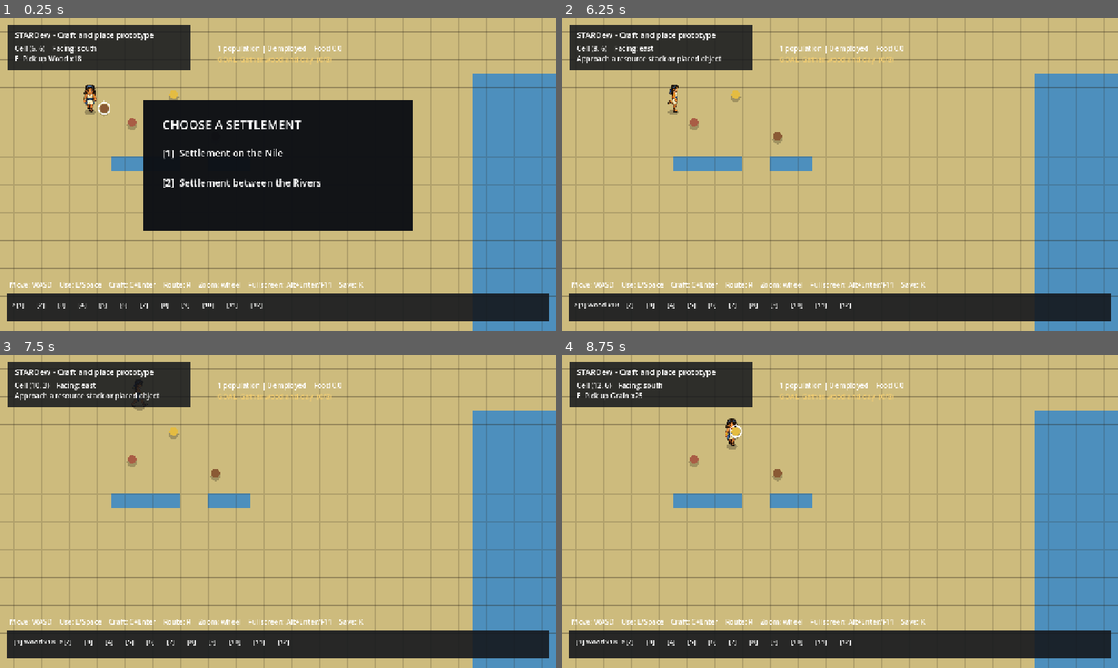
Above: before the commit, frames 1-4 (two rows, left to right).
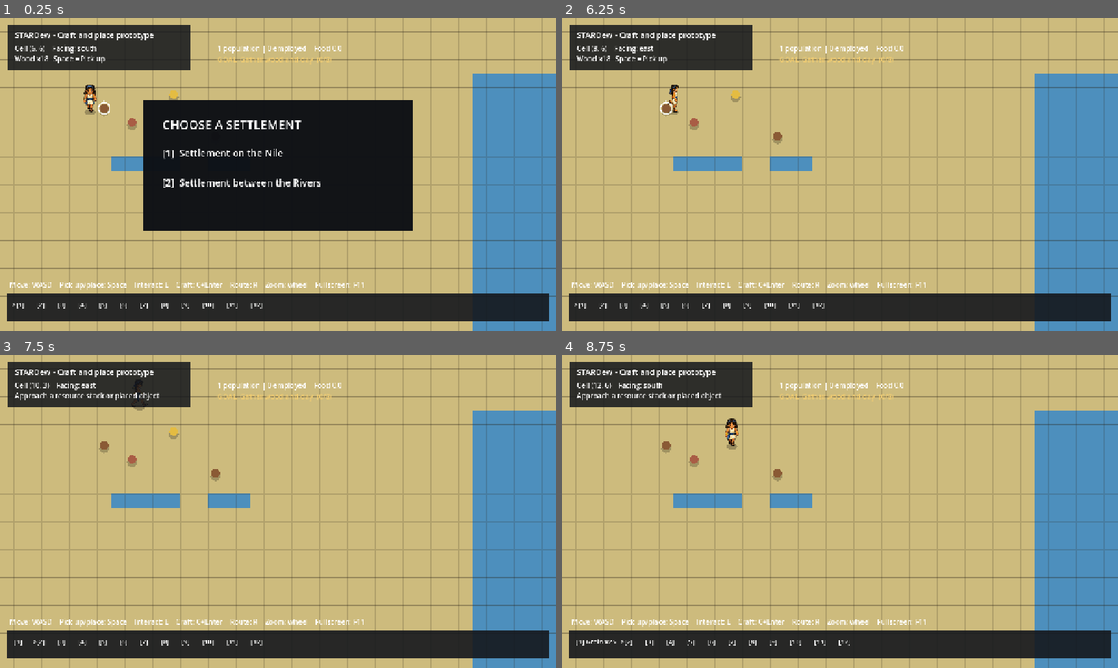
Above: after the commit, the same moments.

Repository: danisanchezcrespo/stardew
Game: Godot game, scene res://main.tscn
Same seed, same stepped clock (60 frames per second), same inputs: the game is played once before the commit and once after it.
Inputs (mouse positions are in pixels of both pictures, inside the frame that each line leads up to):
- Up to frame 1 (0.25 s): no input
- Up to frame 2 (6.25 s): tap Enter (craft_confirm) at 0.5, 1.25, 2, 3.5, 4.25 s; move the mouse to (962, 158) at 0.52 s; hold D (move_right) 0.53-1.28 s; hold E (interact) 0.53-1.28 s; click (962, 158) at 0.67 s; tap Space (use_selected) at 0.8, 1.35, 2.3, 3.8, 5.3 s; move the mouse to (728, 190) at 1.27 s; hold S (menu_down) 1.28-2.03 s; tap E (interact) at 1.55, 2.85, 4.55, 6.05 s; move the mouse to (895, 105) at 2.02 s; hold D (move_right) 2.03-2.78 s; hold Enter (craft_confirm) 2.03-2.78 s; move the mouse to (812, 237) at 2.77 s; hold W (menu_up) 2.78-3.53 s; click (812, 237) at 2.92 s; move the mouse to (1006, 221) at 3.52 s; hold C (open_crafting) 3.53-4.28 s; hold A (move_left) 3.53-5.03 s; tap Escape (cancel) at 4.15 s; move the mouse to (673, 127) at 4.27 s; tap F (quick_next) at 4.35 s; move the mouse to (867, 174) at 5.02 s; hold S (menu_down) 5.03-5.78 s; hold Q (quick_previous) 5.03-5.78 s; click (867, 174) at 5.17 s; move the mouse to (756, 96) at 5.77 s; hold D (move_right) from 5.78 s (still down); tap 1 (quick_slot_1) at 5.85 s
- Up to frame 3 (7.5 s): move the mouse to (400, 495) at 6.52 s; release D (move_right) at 6.53 s; hold W (menu_up) 6.53-7.28 s; hold 2 (quick_slot_2) 6.53-7.28 s; tap Space (use_selected) at 6.8 s; move the mouse to (166, 527) at 7.27 s; hold D (move_right) from 7.28 s (still down); tap X (remove_placed) at 7.35 s; click (166, 527) at 7.42 s
- Up to frame 4 (8.75 s): tap E (interact) at 7.55 s; move the mouse to (895, 442) at 8.02 s; release D (move_right) at 8.03 s; hold S (menu_down) from 8.03 s (still down); hold R (rotate_blueprint) from 8.03 s (still down); tap Space (use_selected) at 8.3 s

The runs differ from the first frame. In frame 1, 0.8% of the frame differs, in the area x 2-66%, y 12-87%; in frame 2, 1.2%; in frame 3, 1.0%; in frame 4, 1.2%, in the area x 2-66%, y 12-93%.

Commit message:
Improve pickup placement and storage controls

Diff:
--- a/godot/gameplay/main_game.gd
+++ b/godot/gameplay/main_game.gd
@@ -59,6 +59,7 @@
 var storage_open := false
 var active_storage_id := ""
 var selected_storage_slot := 0
+var storage_focus_side := 0 # 0 = player inventory, 1 = crate
 var storage_panel: Control
 var storage_player_label: Label
 var storage_contents_label: Label
@@ -209,14 +210,16 @@
 	if storage_open:
 		if event.is_action_pressed("cancel") or event.is_action_pressed("open_crafting"):
 			close_storage()
+		elif event.is_action_pressed("move_left"):
+			set_storage_focus(0)
+		elif event.is_action_pressed("move_right"):
+			set_storage_focus(1)
 		elif event.is_action_pressed("menu_up"):
-			select_storage_slot(-1)
+			select_active_storage_slot(-1)
 		elif event.is_action_pressed("menu_down"):
-			select_storage_slot(1)
-		elif event.is_action_pressed("interact"):
-			deposit_selected_stack()
+			select_active_storage_slot(1)
 		elif event.is_action_pressed("use_selected"):
-			withdraw_selected_stack()
+			transfer_storage_selected()
 		return
 	if placement_mode:
 		if event.is_action_pressed("cancel"):
@@ -237,9 +240,12 @@
 	elif crafting_open and event.is_action_pressed("craft_confirm"):
 		craft_selected_recipe()
 	elif not crafting_open and event.is_action_pressed("interact"):
-		collect_target()
+		if interaction_target == null or interaction_target.target_kind != "pickup":
+			collect_target()
 	elif not crafting_open and event.is_action_pressed("use_selected"):
-		if interaction_target != null and interaction_target.target_kind == "construction":
+		if interaction_target != null and interaction_target.target_kind == "pickup":
+			collect_target()
+		elif interaction_target != null and interaction_target.target_kind == "construction":
 			apply_construction_work(interaction_target.stable_id, 0.1)
 		elif interaction_target != null and interaction_target.target_kind == "machine":
 			withdraw_machine_output(interaction_target.stable_id)
@@ -396,7 +402,7 @@
 	var help := Label.new()
 	help.set_anchors_preset(Control.PRESET_BOTTOM_LEFT)
 	help.position = Vector2(22, -118)
-	help.text = "Move: WASD    Use: E/Space    Craft: C+Enter    Route: R    Zoom: wheel    Fullscreen: Alt+Enter/F11    Save: K"
+	help.text = "Move: WASD    Pick up/place: Space    Interact: E    Craft: C+Enter    Route: R    Zoom: wheel    Fullscreen: F11"
 	help.add_theme_color_override("font_color", Color.WHITE)
 	help.add_theme_font_size_override("font_size", 16)
 	layer.add_child(help)
@@ -536,7 +542,7 @@
 	storage_panel.add_child(storage_feedback_label)
 	var controls := Label.new()
 	controls.position = Vector2(24, 382)
-	controls.text = "W/S: crate slot    E/A: deposit selected player stack    Space/X: withdraw    Esc/B: close"
+	controls.text = "Left/Right: choose inventory    Up/Down: choose item    Space: move stack    Esc: close"
 	controls.add_theme_font_size_override("font_size", 13)
 	storage_panel.add_child(controls)
 
@@ -665,8 +671,8 @@
 	if definition == null:
 		return
 	var validation: Dictionary = _placement_validation(definition)
-	placement_feedback = "Valid - Space/X or click to place" if validation.valid else "Blocked: %s" % validation.reason
-	interaction_label.text = "Walk to move %s ghost | %s | R rotate, Esc cancel" % [definition.label, placement_feedback]
+	placement_feedback = "Space = Place" if validation.valid else "Blocked: %s" % validation.reason
+	interaction_label.text = "%s   %s   | Walk to move ghost | R rotate, Esc cancel" % [definition.label, placement_feedback]
 
 
 func _add_placed_collision(instance_id: String, cells: Array[Vector2i]) -> void:
@@ -773,7 +779,7 @@
 		if interaction_target == null:
 			interaction_label.text = "ROUTE: approach destination and press R" if not route_source_id.is_empty() else "Approach a resource stack or placed object"
 		elif interaction_target.target_kind == "pickup":
-			interaction_label.text = "E  Pick up %s x%d" % [interaction_target.item_label, interaction_target.amount]
+			interaction_label.text = "%s x%d   Space = Pick up" % [interaction_target.item_label, interaction_target.amount]
 		elif interaction_target.target_kind == "construction":
 			interaction_label.text = _construction_prompt(interaction_target.stable_id)
 		elif interaction_target.target_kind == "machine":
@@ -1022,6 +1028,7 @@
 	storage_open = true
 	active_storage_id = instance_id
 	selected_storage_slot = 0
+	storage_focus_side = 0
 	player.movement_enabled = false
 	player.velocity = Vector2.ZERO
 	storage_panel.visible = true
@@ -1046,6 +1053,24 @@
 		return
 	selected_storage_slot = posmod(selected_storage_slot + direction, storage.slots.size())
 	_update_storage_ui()
+
+
+func set_storage_focus(side: int) -> void:
+	storage_focus_side = clampi(side, 0, 1)
+	_update_storage_ui("Space moves the selected stack to the other side.")
+
+
+func select_active_storage_slot(direction: int) -> void:
+	if storage_focus_side == 0:
+		selected_slot = posmod(selected_slot + direction, inventory.slots.size())
+		_update_inventory_hud()
+	else:
+		select_storage_slot(direction)
+	_update_storage_ui()
+
+
+func transfer_storage_selected() -> int:
+	return deposit_selected_stack() if storage_focus_side == 0 else withdraw_selected_stack()
 
 
 func deposit_selected_stack() -> int:
@@ -1082,15 +1107,17 @@
 	var storage: Variant = storage_by_entity_id.get(active_storage_id)
 	if storage == null:
 		return
-	var player_rows: Array[String] = ["PLAYER INVENTORY"]
+	var player_rows: Array[String] = ["▶ PLAYER INVENTORY" if storage_focus_side == 0 else "  PLAYER INVENTORY"]
 	for index in range(inventory.slots.size()):
 		var slot: Dictionary = inventory.slots[index]
-		player_rows.append("%s[%d] %s" % [">" if index == selected_slot else " ", index + 1, _slot_text(slot)])
+		player_rows.append("%s[%d] %s" % [">" if storage_focus_side == 0 and index == selected_slot else " ", index + 1, _slot_text(slot)])
 	storage_player_label.text = "\n".join(player_rows)
-	var storage_rows: Array[String] = ["CRATE INVENTORY"]
+	storage_player_label.add_theme_color_override("font_color", Color("#ffe27a") if storage_focus_side == 0 else Color("#b9b3a7"))
+	var storage_rows: Array[String] = ["▶ CRATE INVENTORY" if storage_focus_side == 1 else "  CRATE INVENTORY"]
 	for index in range(storage.slots.size()):
-		storage_rows.append("%s[%d] %s" % [">" if index == selected_storage_slot else " ", index + 1, _slot_text(storage.slots[index])])
+		storage_rows.append("%s[%d] %s" % [">" if storage_focus_side == 1 and index == selected_storage_slot else " ", index + 1, _slot_text(storage.slots[index])])
 	storage_contents_label.text = "\n".join(storage_rows)
+	storage_contents_label.add_theme_color_override("font_color", Color("#ffe27a") if storage_focus_side == 1 else Color("#b9b3a7"))
 	storage_feedback_label.text = feedback
 
 
--- a/godot/tests/test_gameplay_placement.gd
+++ b/godot/tests/test_gameplay_placement.gd
@@ -43,6 +43,7 @@
 	game.select_quick_slot(crate_slot)
 	_expect(game.placement_mode, "Selecting a placeable item should automatically enter placement mode.", failures)
 	_expect(game.player.movement_enabled, "Player should keep walking while the placement ghost is active.", failures)
+	_expect(game.interaction_label.text.contains("Storage Crate") and game.interaction_label.text.contains("Space = Place"), "Placement hover should name the ghost and show the Space control.", failures)
 	var starting_position: Vector2 = game.player.position
 	var starting_cursor: Vector2i = game.placement_cursor
 	game.player.position += Vector2.RIGHT * game.CELL_SIZE
--- a/godot/tests/test_pickup_inventory.gd
+++ b/godot/tests/test_pickup_inventory.gd
@@ -64,8 +64,11 @@
 	var game: Node2D = game_root.get_node("MainGame")
 	game._update_interaction_target()
 	_expect(game.interaction_target != null and game.interaction_target.item_id == "wood", "Nearby wood should become the contextual target.", failures)
-	var collected: int = game.collect_target()
-	_expect(collected == 18, "Interaction should collect the complete nearby stack.", failures)
+	_expect(game.interaction_label.text.contains("Space = Pick up"), "Pickup hover should show the Space control.", failures)
+	var pickup_action := InputEventAction.new()
+	pickup_action.action = "use_selected"
+	pickup_action.pressed = true
+	game._unhandled_input(pickup_action)
 	_expect(game.inventory.count("wood") == 18, "Collected wood should enter player inventory.", failures)
 	_expect(game.interaction_target == null, "Exhausted pickup should clear the target.", failures)
 
@@ -73,7 +76,7 @@
 	game.inventory.add("wood", 45)
 	var remainder_pickup: Variant = game._spawn_pickup("pickup-partial", "wood", 10, game.player.position)
 	game._update_interaction_target()
-	collected = game.collect_target()
+	var collected: int = game.collect_target()
 	_expect(collected == 5 and game.inventory.count("wood") == 50, "Pickup should accept only available inventory capacity.", failures)
 	_expect(remainder_pickup.amount == 5 and is_instance_valid(remainder_pickup), "Unaccepted pickup remainder should stay in the world.", failures)
 	game_root.queue_free()
--- a/godot/tests/test_storage_interaction.gd
+++ b/godot/tests/test_storage_interaction.gd
@@ -37,15 +37,22 @@
 
 	game.inventory.add("clay", 37)
 	game.select_quick_slot(_find_slot(game.inventory, "clay"))
-	var deposited: int = game.deposit_selected_stack()
-	_expect(deposited == 37 and game.inventory.count("clay") == 0, "Deposit should move the complete selected stack out of player inventory.", failures)
+	_expect(game.storage_focus_side == 0, "Storage should open focused on player inventory.", failures)
+	game._unhandled_input(_action("move_right"))
+	_expect(game.storage_focus_side == 1, "Right should focus the crate inventory.", failures)
+	game._unhandled_input(_action("move_left"))
+	_expect(game.storage_focus_side == 0, "Left should focus the player inventory.", failures)
+	game._unhandled_input(_action("use_selected"))
+	_expect(game.inventory.count("clay") == 0, "Space should move the complete selected stack out of player inventory.", failures)
 	_expect(game.storage_by_entity_id[instance_id].count("clay") == 37, "Deposited items should belong to that crate.", failures)
 
 	game.close_storage()
 	_expect(not game.storage_open and game.player.movement_enabled, "Closing storage should restore player movement.", failures)
 	_expect(game.open_storage(instance_id), "Placed crate should reopen with its contents intact.", failures)
-	var withdrawn: int = game.withdraw_selected_stack()
-	_expect(withdrawn == 37 and game.inventory.count("clay") == 37, "Withdrawal should return stored items to player inventory.", failures)
+	game.set_storage_focus(1)
+	_expect(game.storage_contents_label.text.begins_with("▶"), "Right-side focus should be visible on the crate column.", failures)
+	game._unhandled_input(_action("use_selected"))
+	_expect(game.inventory.count("clay") == 37, "Space should return the selected crate stack to player inventory.", failures)
 	_expect(game.storage_by_entity_id[instance_id].count("clay") == 0, "Withdrawal should remove items from the crate.", failures)
 
 	game.storage_by_entity_id[instance_id].add("wood", 400)
@@ -79,6 +86,13 @@
 	return -1
 
 
+func _action(name: String) -> InputEventAction:
+	var event := InputEventAction.new()
+	event.action = name
+	event.pressed = true
+	return event
+
+
 func _expect(condition: bool, message: String, failures: Array[String]) -> void:
 	if not condition:
 		failures.append(message)
Not shown, changed: docs/CONTROLS_AND_UI.md
